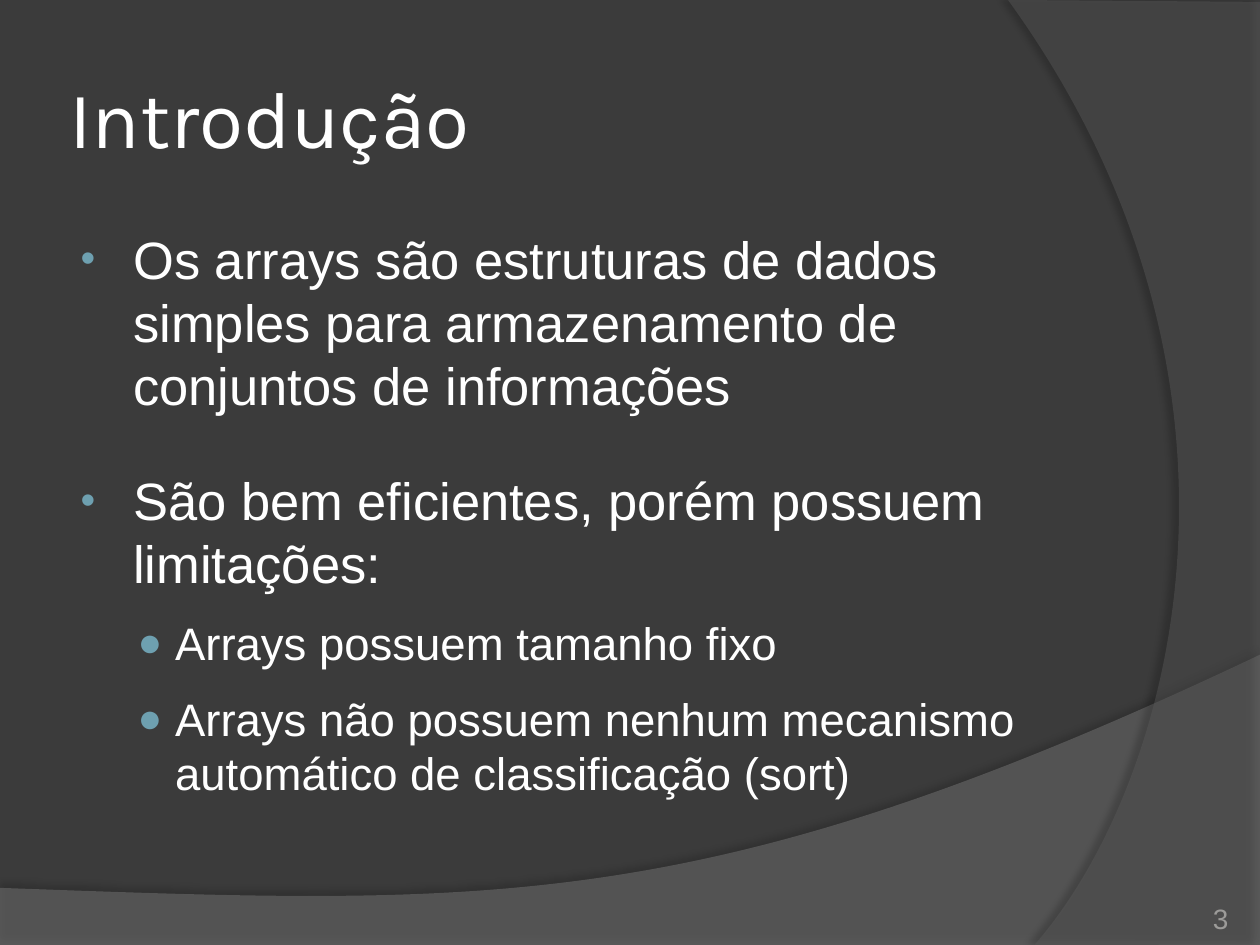
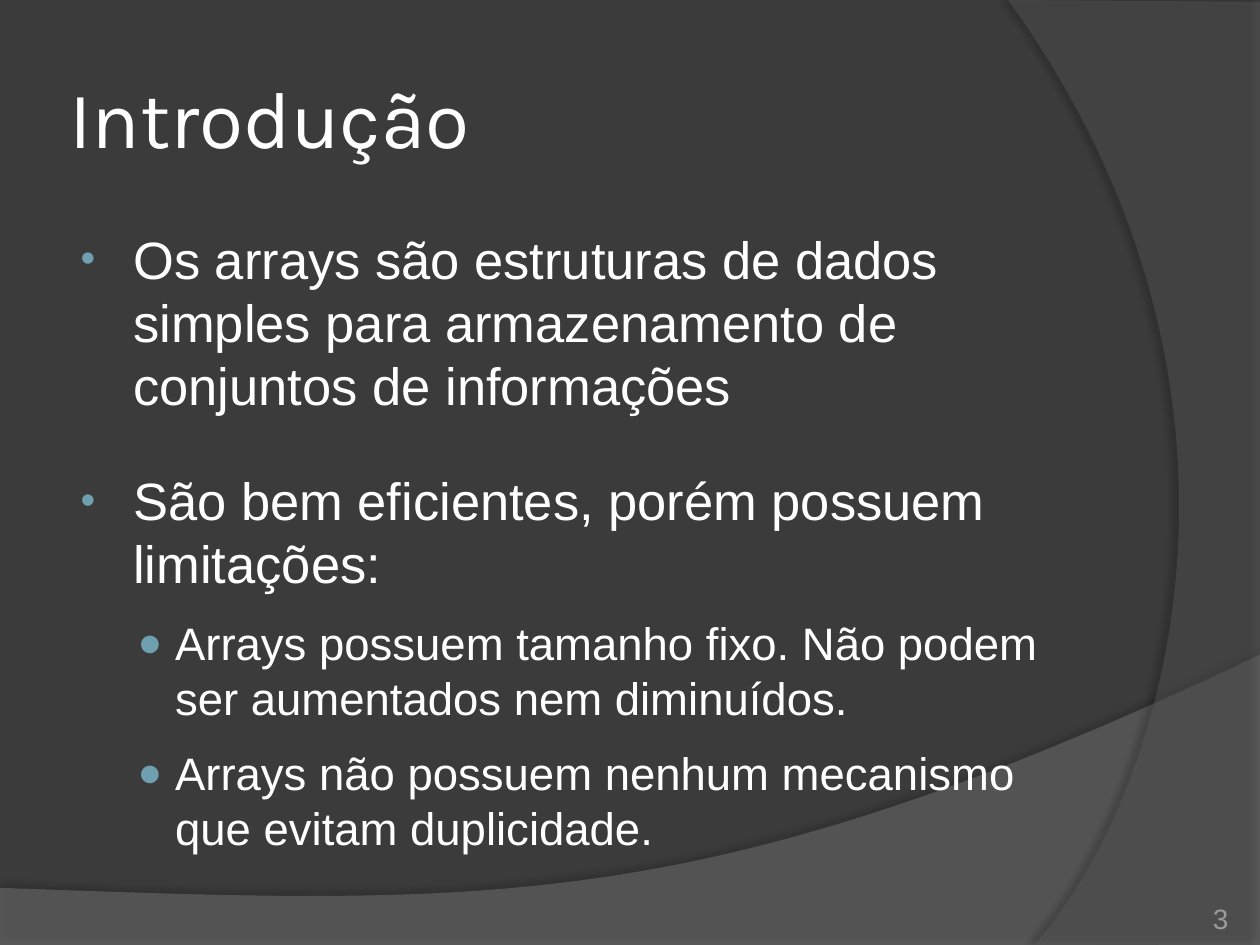
Before and after one commit to duchesqui/slzvieira-training, a slide deck: slide 3 of 2-Java-Programmer-Modulo-II/10.Capitulo04.pptx. Drawn at 1260x945 pixels with LibreOffice and Linux fonts; fonts in the diff are those of the drawing. Boxes give left, top, right and bottom in pixels: in the first picture for what was removed or moved away, otherwise in the second. Text is boxed around its words. In the diff, an @@ line names an element or a change of style, - is before the commit and + after.

```diff
--- a/2-Java-Programmer-Modulo-II/10.Capitulo04.pptx
+++ b/2-Java-Programmer-Modulo-II/10.Capitulo04.pptx
@@ text at box(175, 627, 1037, 854): text changed @@
-  ● Arrays possuem tamanho fixo
-  ● Arrays não possuem nenhum mecanismo automático de classificação (sort)
+  ● Arrays possuem tamanho fixo. Não podem ser aumentados nem diminuídos.
+  ● Arrays não possuem nenhum mecanismo que evitam duplicidade.
```
Also in this commit, not shown: 5 other slides changed, 7 slides removed, 1 other file.
